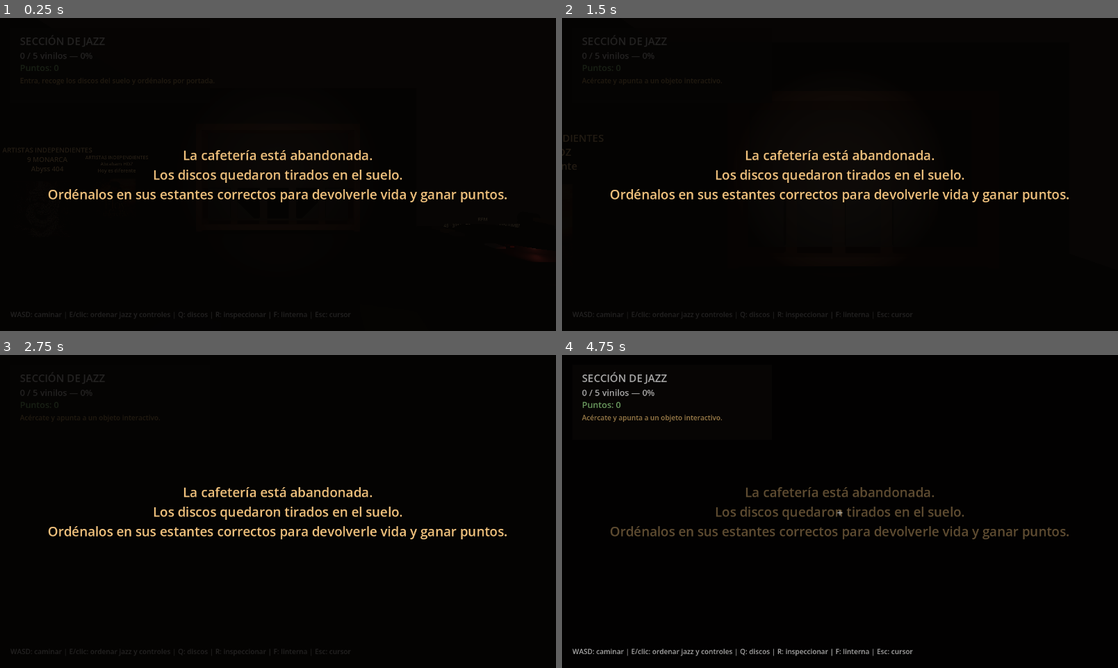
Above: before the commit, frames 1-4 (two rows, left to right).
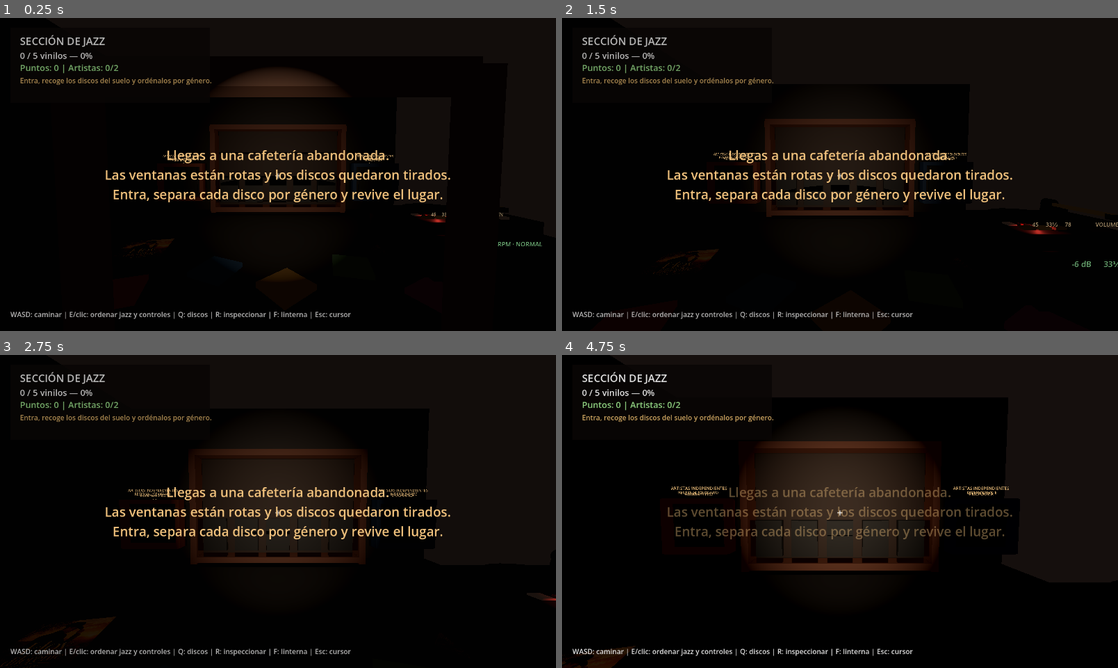
Above: after the commit, the same moments.

Repository: Markinhoo/Vinyl-cafe
Game: Godot game, scene res://main.tscn
Two runs of this game, one before a commit and one after it. Both use one fixed random seed, a clock stepped at 60 frames per second and the inputs below. Sound files missing from this copy of the repository are replaced by a short silence.
Inputs (mouse positions are in pixels of both pictures, inside the frame that each line leads up to):
- Up to frame 1 (0.25 s): no input
- Up to frame 2 (1.5 s): tap Enter at 0.5 s; move the mouse to (867, 174) at 0.52 s; hold W from 0.53 s (still down); tap E at 0.6, 1.35 s; click (867, 174) at 0.67 s; move the mouse to (812, 174) at 1.27 s; click (812, 174) at 1.42 s
- Up to frame 3 (2.75 s): keep holding W; move the mouse to (289, 505) at 2.02 s; tap F at 2.1 s; click (289, 505) at 2.17 s; tap E at 2.3 s
- Up to frame 4 (4.75 s): move the mouse to (834, 517) at 2.77 s; tap Q at 2.85 s; click (834, 517) at 2.92 s; tap E at 3.05, 3.8 s; move the mouse to (878, 514) at 3.52 s; tap R at 3.6 s; click (878, 514) at 3.67 s; tap Escape at 4.15 s; release W at 4.25 s; drag from (673, 464) to (756, 433) at 4.27 s

The runs differ from the first frame. In frame 1, 7.4% of the frame differs, in the area x 0-98%, y 5-97%; in frame 2, 6.2%; in frame 3, 12%; in frame 4, 14%, in the area x 0-92%, y 5-100%.

Commit message:
Add genre shelves and cinematic cafe intro

Diff:
--- a/scripts/main.gd
+++ b/scripts/main.gd
@@ -3,6 +3,7 @@
 const VINYL_COUNT := 5
 var selected_vinyl := -1
 var placed: Array[bool] = [false, false, false, false, false]
+var artist_placed: Array[bool] = [false, false]
 var vinyl_nodes: Array[Node3D] = []
 var slot_nodes: Array[Node3D] = []
 var cafe_lights: Array[OmniLight3D] = []
@@ -15,6 +16,7 @@
 var intro_label: Label
 var intro_elapsed := 0.0
 var intro_active := true
+var intro_walk_tween: Tween
 var score := 0
 var audio_player: AudioStreamPlayer3D
 var audio_playback: AudioStreamGeneratorPlayback
@@ -42,7 +44,8 @@
 var artist_genres: Array[String] = ["Regional mexicano", "Independiente"]
 var artist_audio_paths: Array[String] = ["res://assets/audio/hoy_es_diferente.mp3", "res://assets/audio/promesa_perdida.mp3"]
 var artist_cover_paths: Array[String] = ["res://assets/covers/hoy_es_diferente.png", "res://assets/covers/promesa_perdida.jpeg"]
-var artist_shelf_positions: Array[Vector3] = [Vector3(-4.55, 1.55, -1.18), Vector3(-4.55, 1.55, 0.55)]
+var artist_shelf_positions: Array[Vector3] = [Vector3(-4.45, 1.55, -3.28), Vector3(4.45, 1.55, -3.28)]
+var artist_floor_positions: Array[Vector3] = [Vector3(-3.55, 0.08, 0.85), Vector3(3.25, 0.08, 0.95)]
 var amp_volume_db := -6.0
 var rpm_mode := 1
 var rpm_drag_position := 0.5
@@ -86,6 +89,9 @@
 func _physics_process(delta: float) -> void:
 	if player == null:
 		return
+	if intro_active:
+		player.velocity = Vector3.ZERO
+		return
 	var input_2d := Vector2.ZERO
 	if Input.is_physical_key_pressed(KEY_A): input_2d.x -= 1.0
 	if Input.is_physical_key_pressed(KEY_D): input_2d.x += 1.0
@@ -114,7 +120,7 @@
 
 	player = CharacterBody3D.new()
 	player.name = "Player"
-	player.position = Vector3(0, 1.0, 4.65)
+	player.position = Vector3(0, 1.0, 6.20)
 	var player_collision := CollisionShape3D.new()
 	var capsule := CapsuleShape3D.new()
 	capsule.radius = 0.35
@@ -143,6 +149,21 @@
 	make_collision_box(Vector3(0.2, 6, 9), Vector3(-5.9, 3, 0))
 	make_collision_box(Vector3(0.2, 6, 9), Vector3(5.9, 3, 0))
 	make_collision_box(Vector3(12, 6, 0.2), Vector3(0, 3, 5.0))
+	# Fachada oscura de entrada con ventanas rotas para la intro.
+	make_box("StorefrontLeft", Vector3(3.15, 3.4, 0.16), Vector3(-4.35, 1.7, 4.86), Color("17110f"))
+	make_box("StorefrontRight", Vector3(3.15, 3.4, 0.16), Vector3(4.35, 1.7, 4.86), Color("17110f"))
+	make_box("StorefrontTop", Vector3(12.0, 1.05, 0.16), Vector3(0, 3.95, 4.86), Color("1f1715"))
+	make_box("DoorFrameTop", Vector3(2.55, 0.18, 0.22), Vector3(0, 2.95, 4.76), Color("4a2c1d"))
+	var door_x_positions: Array[float] = [-1.35, 1.35]
+	for door_x in door_x_positions:
+		make_box("DoorFrameSide", Vector3(0.16, 3.0, 0.22), Vector3(door_x, 1.5, 4.76), Color("4a2c1d"))
+	var window_x_positions: Array[float] = [-4.35, 4.35]
+	for window_x in window_x_positions:
+		make_box("BrokenWindow", Vector3(1.45, 0.9, 0.05), Vector3(window_x, 2.18, 4.68), Color("0b1114"))
+		make_box("BrokenWindowFrameH", Vector3(1.65, 0.07, 0.08), Vector3(window_x, 2.18, 4.64), Color("75635a"))
+		make_box("BrokenWindowFrameV", Vector3(0.07, 1.05, 0.08), Vector3(window_x, 2.18, 4.63), Color("75635a"))
+		make_box("GlassShardA", Vector3(0.38, 0.04, 0.04), Vector3(window_x - 0.35, 1.82, 4.59), Color("8eb8c7"))
+		make_box("GlassShardB", Vector3(0.28, 0.04, 0.04), Vector3(window_x + 0.42, 2.50, 4.59), Color("8eb8c7"))
 
 	# Jazz shelving unit.
 	make_box("ShelfBack", Vector3(5.8, 3.7, 0.25), Vector3(0, 2.15, -3.95), Color("3b2418"))
@@ -172,7 +193,11 @@
 		vinyl.rotation = Vector3(deg_to_rad(-90.0), 0.0, deg_to_rad(floor_rotations[i]))
 		vinyl_nodes.append(vinyl)
 
-	# Lanzamientos de la sección de artistas independientes.
+	# Estantes de artistas por género, separados y pegados a la pared.
+	create_genre_shelf("REGIONAL MEXICANO", artist_shelf_positions[0], Color("7a4023"))
+	create_genre_shelf("INDEPENDIENTE", artist_shelf_positions[1], Color("253f62"))
+
+	# Lanzamientos de artistas independientes, también tirados en el suelo al inicio.
 	for artist_id in artist_titles.size():
 		var display := create_artist_display(
 			artist_id,
@@ -180,7 +205,8 @@
 			artist_names[artist_id],
 			artist_genres[artist_id],
 			artist_cover_paths[artist_id],
-			artist_shelf_positions[artist_id]
+			artist_shelf_positions[artist_id],
+			artist_floor_positions[artist_id]
 		)
 		artist_records.append(display)
 	artist_record = artist_records[0]
@@ -190,21 +216,21 @@
 	# Amplificador con faders arrastrables, como una pequeña mezcladora.
 	make_box("Amplifier", Vector3(2.35, 0.72, 0.18), Vector3(4.15, 0.48, 2.30), Color("181715"))
 	# Volumen a la derecha, integrado en la superficie de la tornamesa.
-	make_box("VolumeTrack", Vector3(0.055, 0.025, 0.72), Vector3(4.91, 1.205, 1.43), Color("3e4146"))
-	volume_fader = make_interactive_box("VolumeFader", Vector3(0.22, 0.055, 0.13), Vector3(4.91, 1.245, 1.46), Color("d7d9da"), "fader_volume", 0)
+	make_box("VolumeTrack", Vector3(0.68, 0.025, 0.055), Vector3(4.52, 1.225, 1.98), Color("3e4146"))
+	volume_fader = make_interactive_box("VolumeFader", Vector3(0.13, 0.055, 0.22), Vector3(4.52, 1.265, 1.98), Color("d7d9da"), "fader_volume", 0)
 	# RPM a la izquierda mediante tres botones pequeños.
-	make_interactive_box("RPM45", Vector3(0.18, 0.045, 0.12), Vector3(3.08, 1.225, 0.64), Color("82705c"), "rpm_45", 0)
-	make_interactive_box("RPM33", Vector3(0.18, 0.045, 0.12), Vector3(3.08, 1.225, 0.84), Color("d5b16d"), "rpm_33", 0)
-	make_interactive_box("RPM78", Vector3(0.18, 0.045, 0.12), Vector3(3.08, 1.225, 1.04), Color("82705c"), "rpm_78", 0)
+	make_interactive_box("RPM45", Vector3(0.18, 0.045, 0.12), Vector3(3.12, 1.265, 1.98), Color("82705c"), "rpm_45", 0)
+	make_interactive_box("RPM33", Vector3(0.18, 0.045, 0.12), Vector3(3.37, 1.265, 1.98), Color("d5b16d"), "rpm_33", 0)
+	make_interactive_box("RPM78", Vector3(0.18, 0.045, 0.12), Vector3(3.62, 1.265, 1.98), Color("82705c"), "rpm_78", 0)
 	var amp_controls := Label3D.new()
-	amp_controls.text = "RPM\n45   33⅓   78                         VOLUMEN"
-	amp_controls.position = Vector3(4.12, 1.29, 0.45)
+	amp_controls.text = "45     33⅓     78                 VOLUMEN"
+	amp_controls.position = Vector3(3.88, 1.34, 2.04)
 	amp_controls.font_size = 18
 	amp_controls.modulate = Color("e7c691")
 	amp_controls.outline_size = 4
 	add_child(amp_controls)
 	amp_display = Label3D.new()
-	amp_display.position = Vector3(4.15, 0.88, 2.41)
+	amp_display.position = Vector3(4.15, 0.88, 2.44)
 	amp_display.font_size = 23
 	amp_display.modulate = Color("8fe69b")
 	amp_display.outline_size = 4
@@ -402,11 +428,11 @@
 	layer.add_child(crosshair)
 
 	intro_panel = ColorRect.new()
-	intro_panel.color = Color(0.02, 0.015, 0.012, 0.88)
+	intro_panel.color = Color(0.02, 0.015, 0.012, 0.28)
 	intro_panel.set_anchors_preset(Control.PRESET_FULL_RECT)
 	layer.add_child(intro_panel)
 	intro_label = Label.new()
-	intro_label.text = "La cafetería está abandonada.\nLos discos quedaron tirados en el suelo.\nOrdénalos en sus estantes correctos para devolverle vida y ganar puntos."
+	intro_label.text = "Llegas a una cafetería abandonada.\nLas ventanas están rotas y los discos quedaron tirados.\nEntra, separa cada disco por género y revive el lugar."
 	intro_label.horizontal_alignment = HORIZONTAL_ALIGNMENT_CENTER
 	intro_label.vertical_alignment = VERTICAL_ALIGNMENT_CENTER
 	intro_label.set_anchors_preset(Control.PRESET_FULL_RECT)
@@ -420,14 +446,27 @@
 	if intro_panel != null:
 		intro_panel.visible = true
 		intro_panel.modulate.a = 1.0
-	status_label.text = "Entra, recoge los discos del suelo y ordénalos por portada."
+	if player != null:
+		player.position = Vector3(0, 1.0, 6.20)
+		player.rotation = Vector3.ZERO
+	if player_camera != null:
+		look_pitch = deg_to_rad(-3.0)
+		player_camera.rotation.x = look_pitch
+	intro_walk_tween = create_tween()
+	intro_walk_tween.tween_property(player, "position", Vector3(0, 1.0, 3.35), 4.0).set_trans(Tween.TRANS_SINE).set_ease(Tween.EASE_IN_OUT)
+	status_label.text = "Entra, recoge los discos del suelo y ordénalos por género."
 
 func update_intro(delta: float) -> void:
 	if not intro_active:
 		return
 	intro_elapsed += delta
+	if player_camera != null:
+		var walk_bob: float = sin(intro_elapsed * 7.0) * 0.025
+		player_camera.position.y = 1.35 + walk_bob
 	if intro_elapsed < 4.2:
 		return
+	if player_camera != null:
+		player_camera.position.y = 1.35
 	intro_active = false
 	if intro_panel != null:
 		var tween: Tween = create_tween()
@@ -437,9 +476,11 @@
 		)
 
 func _unhandled_input(event: InputEvent) -> void:
+	if intro_active and not (event is InputEventKey and event.pressed and event.physical_keycode == KEY_ESCAPE):
+		return
 	if event is InputEventMouseMotion and Input.mouse_mode == Input.MOUSE_MODE_CAPTURED:
 		if active_fader != "":
-			drag_fader(-event.relative.y)
+			drag_fader(event.relative.x)
 		else:
 			player.rotate_y(-event.relative.x * MOUSE_SENSITIVITY)
 			look_pitch = clamp(look_pitch - event.relative.y * MOUSE_SENSITIVITY, -1.35, 1.35)
@@ -472,7 +513,7 @@
 				var kind: String = hit.collider.get_meta("kind")
 				if kind == "fader_volume":
 					active_fader = kind
-					status_label.text = "Arrastra verticalmente y suelta para ajustar."
+					status_label.text = "Arrastra horizontalmente y suelta para ajustar."
 				else:
 					handle_click(hit.collider)
 		else:
@@ -504,7 +545,7 @@
 		elif artist_holding:
 			status_label.text = "Ya llevas un disco. Devuélvelo a su estante antes de tomar otro."
 		else:
-			status_label.text = "%s — pulsa Q para tomar el disco." % artist_titles[index]
+			status_label.text = "%s — %s. Pulsa Q para tomarlo y llévalo a %s." % [artist_titles[index], artist_names[index], artist_genres[index]]
 	elif kind == "artist_slot":
 		if artist_holding:
 			status_label.text = "Pulsa Q mirando este estante para devolver el disco."
@@ -535,7 +576,7 @@
 		update_amplifier()
 		status_label.text = "78 RPM · rápida"
 	elif kind == "fader_volume":
-		status_label.text = "Mantén clic izquierdo y arrastra verticalmente."
+		status_label.text = "Mantén clic izquierdo y arrastra horizontalmente."
 
 
 
@@ -613,9 +654,9 @@
 			tonearm_target_angle = tonearm_rest_angle
 			status_label.text = "El brazo regresó a su soporte."
 
-func drag_fader(vertical_delta: float) -> void:
+func drag_fader(horizontal_delta: float) -> void:
 	if active_fader == "fader_volume":
-		amp_volume_db = clamp(amp_volume_db + vertical_delta * 0.16, -30.0, 6.0)
+		amp_volume_db = clamp(amp_volume_db + horizontal_delta * 0.16, -30.0, 6.0)
 
 	update_amplifier()
 
@@ -643,7 +684,8 @@
 		audio_player.pitch_scale = get_playback_multiplier()
 	if volume_fader != null:
 		var volume_t: float = inverse_lerp(-30.0, 6.0, amp_volume_db)
-		volume_fader.position.z = lerp(1.75, 1.10, volume_t)
+		volume_fader.position.x = lerp(4.18, 4.86, volume_t)
+		volume_fader.position.z = 1.98
 	if amp_display != null:
 		amp_display.text = "%+.0f dB      %s" % [amp_volume_db, get_rpm_label()]
 
@@ -728,6 +770,11 @@
 	if slot_id != active_artist_id:
 		status_label.text = "Esa funda pertenece a %s." % artist_names[slot_id]
 		return
+	var first_genre_placement: bool = not artist_placed[active_artist_id]
+	if first_genre_placement:
+		artist_placed[active_artist_id] = true
+		score += 150
+		update_progress()
 	artist_holding = false
 	artist_selected = false
 	hand_inspect_back = false
@@ -744,7 +791,7 @@
 	tween.tween_property(artist_record, "scale", Vector3.ONE, 0.38).set_trans(Tween.TRANS_CUBIC).set_ease(Tween.EASE_OUT)
 	tween.finished.connect(_on_artist_returned_to_shelf.bind(artist_record, active_artist_id))
 	play_return_sound(artist_shelf_positions[active_artist_id])
-	status_label.text = "Devolviendo %s a su estante..." % artist_titles[active_artist_id]
+	status_label.text = "Devolviendo %s al estante de %s%s" % [artist_titles[active_artist_id], artist_genres[active_artist_id], "... +150 puntos" if first_genre_placement else "..."]
 
 func update_carried_record(delta: float) -> void:
 	if not artist_holding or artist_record == null or artist_record.get_parent() != player_camera:
@@ -778,7 +825,7 @@
 	record.scale = Vector3.ONE
 	record.collision_layer = 1
 	record.collision_mask = 1
-	status_label.text = "%s volvió a su estante. Ya puedes tomar otro disco." % artist_titles[returned_artist_id]
+	status_label.text = "%s quedó en su sección: %s. Ya puedes tomar otro disco." % [artist_titles[returned_artist_id], artist_genres[returned_artist_id]]
 
 func play_return_sound(position: Vector3) -> void:
 	if return_sound_player == null:
@@ -835,10 +882,11 @@
 
 func update_progress() -> void:
 	var completed := placed.count(true)
+	var artist_completed: int = artist_placed.count(true)
 	var percent := completed * 100 / VINYL_COUNT
 	progress_label.text = "%d / %d vinilos — %d%%" % [completed, VINYL_COUNT, percent]
 	if score_label != null:
-		score_label.text = "Puntos: %d" % score
+		score_label.text = "Puntos: %d | Artistas: %d/%d" % [score, artist_completed, artist_placed.size()]
 	for i in cafe_lights.size():
 		var target := 2.4 if i < completed else 0.0
 		var tween: Tween = create_tween()
@@ -892,11 +940,26 @@
 		audio_time += 1.0 / sample_rate
 
 
-func create_artist_display(artist_id: int, song_title: String, artist_name: String, genre: String, cover_path: String, shelf_position: Vector3) -> StaticBody3D:
-	make_box("ArtistPedestal%d" % artist_id, Vector3(1.8, 1.05, 1.15), shelf_position + Vector3(0, -1.03, -0.07), Color("2b1d18"))
+func create_genre_shelf(genre: String, shelf_position: Vector3, tint: Color) -> void:
+	make_box("GenreShelfBack%s" % genre, Vector3(1.85, 1.65, 0.18), shelf_position + Vector3(0, 0, -0.16), Color("2a1d19"))
+	make_box("GenreShelfBottom%s" % genre, Vector3(1.95, 0.16, 0.42), shelf_position + Vector3(0, -0.78, 0.02), tint)
+	make_box("GenreShelfTop%s" % genre, Vector3(1.95, 0.16, 0.42), shelf_position + Vector3(0, 0.78, 0.02), tint)
+	var side_x_positions: Array[float] = [-0.96, 0.96]
+	for side_x in side_x_positions:
+		make_box("GenreShelfSide%s" % genre, Vector3(0.14, 1.7, 0.42), shelf_position + Vector3(side_x, 0, 0.02), tint)
+	var genre_label := Label3D.new()
+	genre_label.text = genre
+	genre_label.position = shelf_position + Vector3(0, 1.05, 0.02)
+	genre_label.font_size = 24
+	genre_label.modulate = Color("f1c27d")
+	genre_label.outline_size = 5
+	add_child(genre_label)
+
+func create_artist_display(artist_id: int, song_title: String, artist_name: String, genre: String, cover_path: String, shelf_position: Vector3, floor_position: Vector3) -> StaticBody3D:
 	var slot := make_interactive_box("ArtistSlot%d" % artist_id, Vector3(1.35, 1.35, 0.08), shelf_position + Vector3(0, 0, -0.07), Color("1c1512"), "artist_slot", artist_id)
 	artist_slots.append(slot)
-	var record := make_interactive_box("%s — %s" % [song_title, artist_name], Vector3(1.15, 1.15, 0.10), shelf_position, Color("17110f"), "artist_record", artist_id)
+	var record := make_interactive_box("%s — %s" % [song_title, artist_name], Vector3(1.15, 1.15, 0.10), floor_position, Color("17110f"), "artist_record", artist_id)
+	record.rotation = Vector3(deg_to_rad(-90.0), 0.0, deg_to_rad(12.0 + artist_id * 31.0))
 	var front := MeshInstance3D.new()
 	var front_quad := QuadMesh.new()
 	front_quad.size = Vector2(1.15, 1.15)
Not shown, changed: README.md
